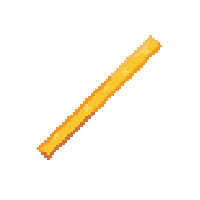
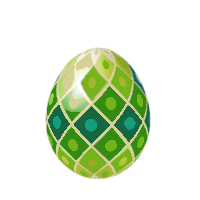
Revision of a layered 200 x 200 image; what changed, layer by layer:
added layer "Goed_Egg" above "Special_Egg" over [45, 47, 151, 180]
renamed "Jimmy" to "Jimmie", hid it over [37, 35, 162, 160]
